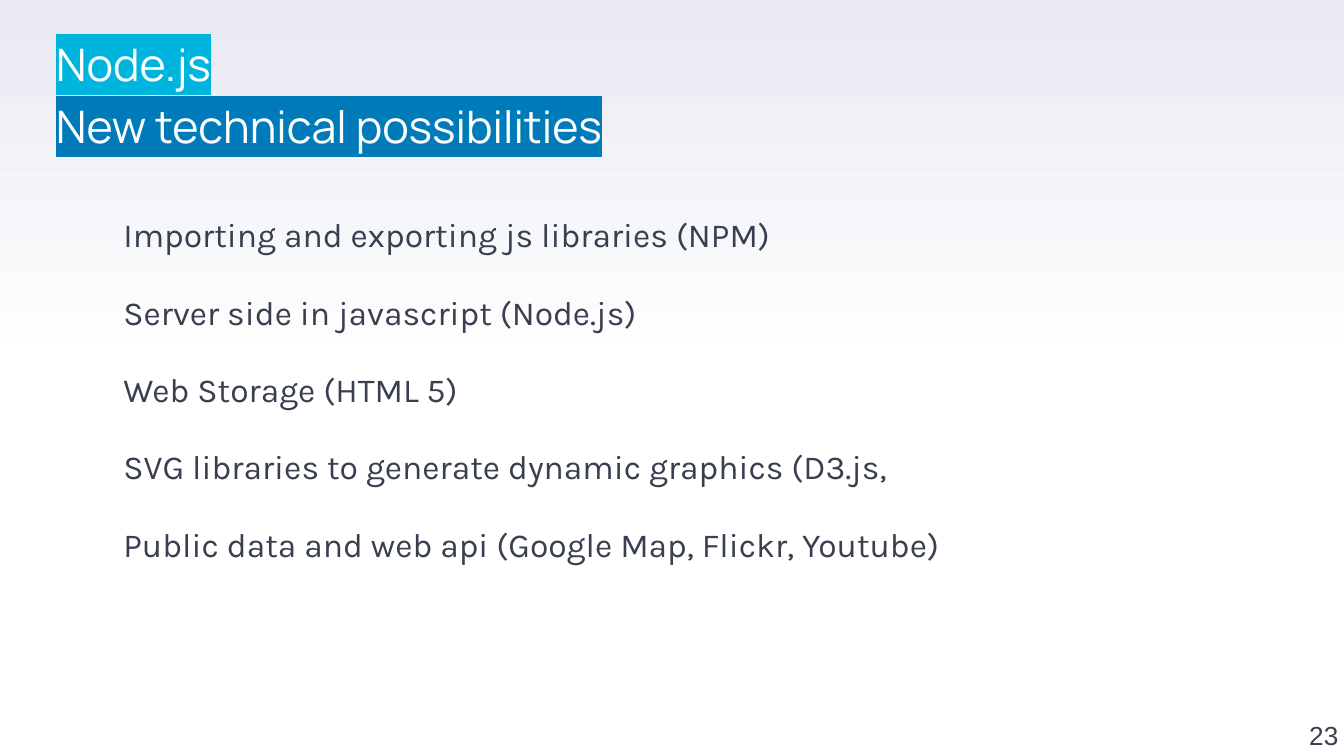
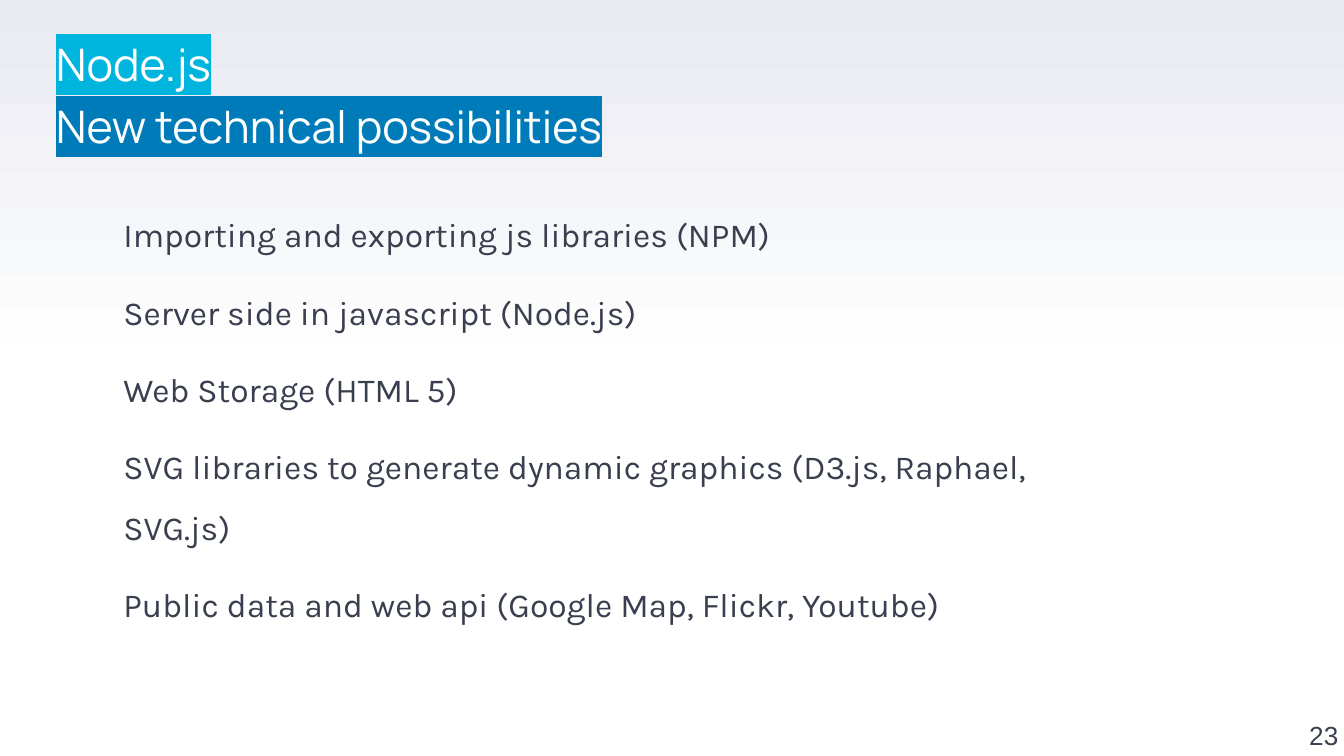
Before and after one commit to stefanofiorenza/KNITS, a slide deck: slide 23 of Programs/Trainings/01-FE/BasicJS/KNITS-Javascript.pptx. Drawn at 1344x756 pixels with LibreOffice and Linux fonts; fonts in the diff are those of the drawing; background and template pictures are left out. Boxes give left, top, right and bottom in pixels: in the first picture for what was removed or moved away, otherwise in the second. Text is boxed around its words. In the diff, an @@ line names an element or a change of style, - is before the commit and + after.

```diff
--- a/Programs/Trainings/01-FE/BasicJS/KNITS-Javascript.pptx
+++ b/Programs/Trainings/01-FE/BasicJS/KNITS-Javascript.pptx
@@ text at (123,454,1026,549): text changed @@
-  SVG libraries to generate dynamic graphics (D3.js,
+  SVG libraries to generate dynamic graphics (D3.js, Raphael, SVG.js)
```
Also in this commit, not shown: 2 other slides changed, 7 slides added, 49 other files.
